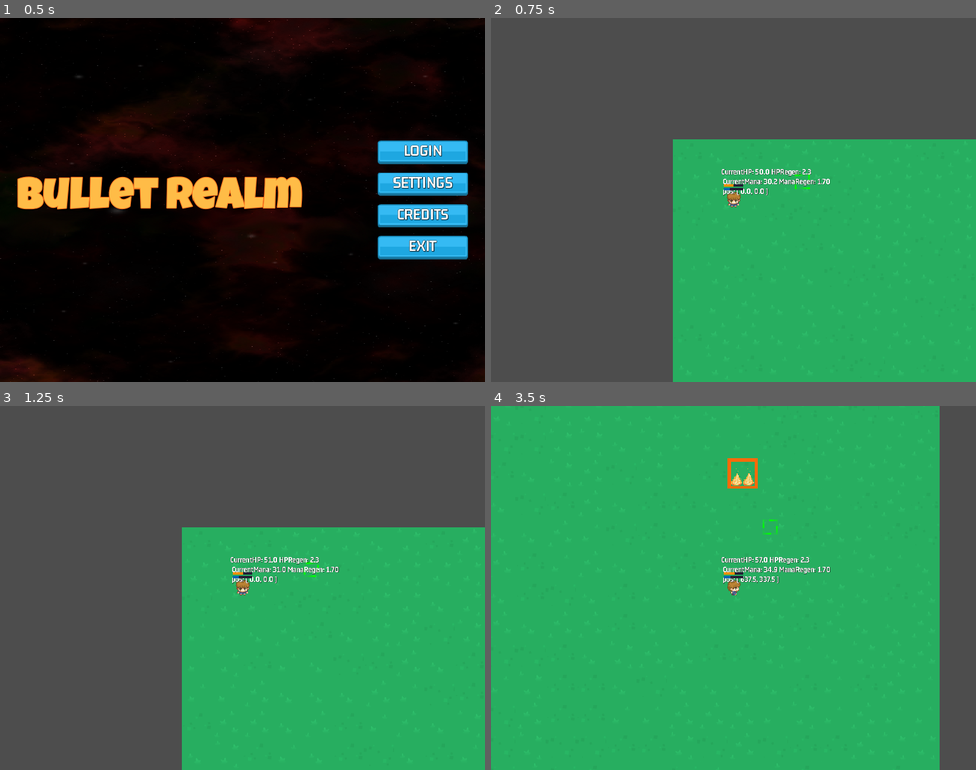
Above: before the commit, frames 1-4 (two rows, left to right).
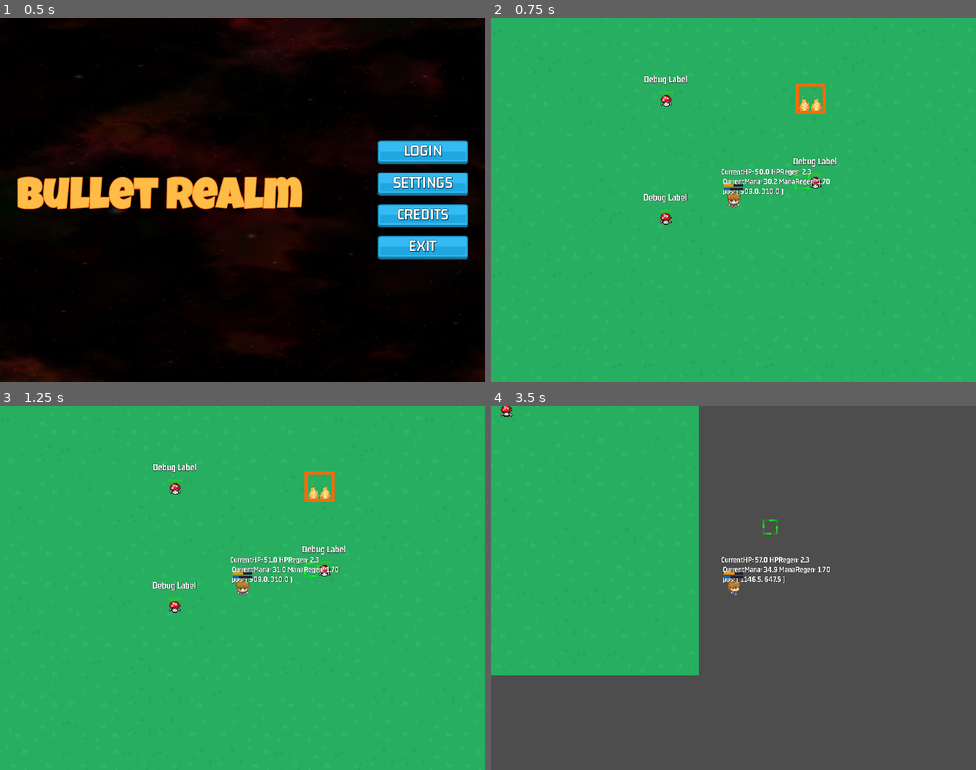
Above: after the commit, the same moments.

Repository: HelloImKevo/GodotGames
Game: Godot game, scene res://main_login/main_login.tscn
Same seed, same stepped clock (60 frames per second), same inputs: the game is played once before the commit and once after it.
Inputs (mouse positions are in pixels of both pictures, inside the frame that each line leads up to):
- Up to frame 1 (0.5 s): no input
- Up to frame 2 (0.75 s): click "LOGIN" at 0.5 s
- Up to frame 3 (1.25 s): no input
- Up to frame 4 (3.5 s): move the mouse to (840, 569) at 1.27 s; hold D (move_right) 1.28-2.03 s; click (840, 569) at 1.42 s; move the mouse to (636, 606) at 2.02 s; hold S (move_down) 2.03-2.78 s; move the mouse to (782, 507) at 2.77 s; hold D (move_right) from 2.78 s (still down)

Frame 1 is identical in both runs. In frame 2, 59% of the frame differs, in the area x 0-100%, y 0-100%; in frame 3, 59%; in frame 4, 60%, in the area x 0-93%, y 0-100%.

Commit message:
[Bullet] Add a tiny Mushroom enemy that can be shot with Player Bullets

Diff:
--- a/BulletRealm/attacks/bullet.gd
+++ b/BulletRealm/attacks/bullet.gd
@@ -20,15 +20,18 @@
 var _speed: float
 ## How long this projectile stays alive, in seconds.
 var _lifespan: float
-
+## How much damage this projectile deals. Consider level scaling and multiplayer sync.
+var _damage_dealt: float
+## Quick fade animation that is played when the projectile's lifespan is finished.
 var _fade_away: Tween
 
 
-func init(start_pos: Vector2, target: Vector2, speed: float, lifespan: float):
+func init(start_pos: Vector2, target: Vector2, speed: float, lifespan: float, damage: float):
 	_target_position = target
 	_dir_of_travel = start_pos.direction_to(target)
 	_speed = speed
 	_lifespan = lifespan
+	_damage_dealt = damage
 	global_position = start_pos
 
 
@@ -40,6 +43,10 @@
 
 func _process(delta):
 	position += _dir_of_travel * _speed * delta
+
+
+func get_damage_dealt() -> float:
+	return _damage_dealt
 
 
 func create_boom() -> void:
@@ -57,3 +64,10 @@
 func _on_fade_away_finished() -> void:
 	set_process(false)
 	queue_free()
+
+
+func _on_body_entered(body):
+	if AreaUtils.is_enemy(body):
+		if lifespan_timer != null:
+			lifespan_timer.stop()
+		create_boom()
--- a/BulletRealm/attacks/bullet.tscn
+++ b/BulletRealm/attacks/bullet.tscn
@@ -6,8 +6,9 @@
 [sub_resource type="RectangleShape2D" id="RectangleShape2D_2mtg8"]
 size = Vector2(10, 19)
 
-[node name="Bullet" type="Area2D"]
-z_index = 1
+[node name="Bullet" type="Area2D" groups=["player_bullet"]]
+collision_layer = 4
+collision_mask = 2
 script = ExtResource("1_i2j5d")
 
 [node name="Sprite" type="Sprite2D" parent="."]
@@ -23,4 +24,5 @@
 [node name="LifespanTimer" type="Timer" parent="."]
 one_shot = true
 
+[connection signal="body_entered" from="." to="." method="_on_body_entered"]
 [connection signal="timeout" from="LifespanTimer" to="." method="_on_lifespan_timer_timeout"]
--- a/BulletRealm/constants/identifier.gd
+++ b/BulletRealm/constants/identifier.gd
@@ -1,6 +1,8 @@
 class_name Identifier
 
 
+const GROUP_ENEMY := "enemy"
+const GROUP_PLAYER_BULLET := "player_bullet"
 const GROUP_HAZARD := "hazard"
 
 const HAZARD_BURNING_GROUND := "hazard_burning_ground"
--- /dev/null
+++ b/BulletRealm/enemies/enemy.gd
@@ -0,0 +1,54 @@
+class_name Enemy
+extends CharacterBody2D
+
+
+@onready var attrs: Attributes = $Attributes
+
+@onready var player_detect = $PlayerDetect
+@onready var ray_cast = $PlayerDetect/RayCast
+
+var _default_sight_distance: float
+
+
+func _to_string() -> String:
+	return "Enemy"
+
+
+func _ready():
+	set_physics_process(false)
+	_default_sight_distance = ray_cast.target_position.y
+
+	attrs.init_level(1, 0, 50, 0)
+	attrs.init_core_resources(25.0, 25.0, 40.0, 40.0)
+
+	attrs.update_stat(Attributes.HP_REGEN, 1.0)
+
+	call_deferred("_late_setup")
+
+
+func _late_setup():
+	await get_tree().physics_frame
+	call_deferred("set_physics_process", true)
+
+
+func _physics_process(_delta):
+	_raycast_to_player()
+
+
+func _get_nearest_player() -> Player:
+	# TODO: This currently just returns the first player in the node tree.
+	return get_tree().get_first_node_in_group("player")
+
+
+## Continually aim the RayCast2D at the nearest [Player].
+func _raycast_to_player() -> void:
+	# Note: A raycast might be more expensive than simply calculating the distance,
+	# but we probably want to consider Line of Sight mechanics too.
+	player_detect.look_at(_get_nearest_player().global_position)
+
+
+## Reminder: Bullets are [Area2D] instances, rather than "Bodies", so we must
+## use on_area_entered.
+func _on_hitbox_area_entered(area):
+	if AreaUtils.is_player_bullet(area):
+		print("TODO: taking damage from bullet = ", area.get_damage_dealt())
--- /dev/null
+++ b/BulletRealm/enemies/enemy.tscn
@@ -0,0 +1,105 @@
+[gd_scene load_steps=11 format=3 uid="uid://cexit4oh8b0a0"]
+
+[ext_resource type="Script" path="res://enemies/enemy.gd" id="1_k0wji"]
+[ext_resource type="Texture2D" uid="uid://bebtqm4irpvmy" path="res://assets/spritesheets/rpg_critter_small_enemies.png" id="1_m00m3"]
+[ext_resource type="PackedScene" uid="uid://mfmsre4vrt1g" path="res://core/attributes.tscn" id="3_a2eb7"]
+[ext_resource type="LabelSettings" uid="uid://brur7ffhebkw5" path="res://assets/fonts/GM_34_White.tres" id="4_2d3ib"]
+[ext_resource type="PackedScene" uid="uid://8nk1ej5opphj" path="res://gui/resource_bar.tscn" id="5_da4ss"]
+
+[sub_resource type="CircleShape2D" id="CircleShape2D_wu4hb"]
+radius = 9.0
+
+[sub_resource type="Animation" id="Animation_h3c7p"]
+resource_name = "idle"
+length = 0.6
+loop_mode = 1
+tracks/0/type = "value"
+tracks/0/imported = false
+tracks/0/enabled = true
+tracks/0/path = NodePath("Sprite:frame")
+tracks/0/interp = 1
+tracks/0/loop_wrap = true
+tracks/0/keys = {
+"times": PackedFloat32Array(0, 0.2, 0.4),
+"transitions": PackedFloat32Array(1, 1, 1),
+"update": 1,
+"values": [0, 1, 2]
+}
+
+[sub_resource type="Animation" id="Animation_u5p22"]
+length = 0.001
+tracks/0/type = "value"
+tracks/0/imported = false
+tracks/0/enabled = true
+tracks/0/path = NodePath("Sprite:frame")
+tracks/0/interp = 1
+tracks/0/loop_wrap = true
+tracks/0/keys = {
+"times": PackedFloat32Array(0),
+"transitions": PackedFloat32Array(1),
+"update": 1,
+"values": [0]
+}
+
+[sub_resource type="AnimationLibrary" id="AnimationLibrary_xpwuo"]
+_data = {
+"RESET": SubResource("Animation_u5p22"),
+"idle": SubResource("Animation_h3c7p")
+}
+
+[sub_resource type="CircleShape2D" id="CircleShape2D_pvoun"]
+radius = 12.0
+
+[node name="Enemy" type="CharacterBody2D" groups=["enemy"]]
+collision_layer = 2
+collision_mask = 0
+script = ExtResource("1_k0wji")
+
+[node name="Sprite" type="Sprite2D" parent="."]
+scale = Vector2(1.5, 1.5)
+texture = ExtResource("1_m00m3")
+hframes = 15
+vframes = 12
+
+[node name="WorldPhysicsCollision" type="CollisionShape2D" parent="."]
+position = Vector2(0, 3)
+shape = SubResource("CircleShape2D_wu4hb")
+
+[node name="Attributes" parent="." instance=ExtResource("3_a2eb7")]
+
+[node name="PlayerDetect" type="Node2D" parent="."]
+
+[node name="RayCast" type="RayCast2D" parent="PlayerDetect"]
+rotation = -1.5708
+target_position = Vector2(2.08165e-12, 120)
+
+[node name="Animation" type="AnimationPlayer" parent="."]
+libraries = {
+"": SubResource("AnimationLibrary_xpwuo")
+}
+autoplay = "idle"
+
+[node name="DebugLabel" type="Label" parent="."]
+offset_left = -48.0
+offset_top = -57.0
+offset_right = 108.0
+offset_bottom = -19.0
+scale = Vector2(0.6, 0.6)
+text = "Debug Label"
+label_settings = ExtResource("4_2d3ib")
+
+[node name="HealthBar" parent="." instance=ExtResource("5_da4ss")]
+offset_left = -15.0
+offset_top = -20.0
+offset_right = 15.0
+offset_bottom = -15.0
+
+[node name="Hitbox" type="Area2D" parent="."]
+collision_layer = 2
+collision_mask = 5
+
+[node name="CollisionCircle" type="CollisionShape2D" parent="Hitbox"]
+shape = SubResource("CircleShape2D_pvoun")
+debug_color = Color(0.811765, 0.4, 0.239216, 0.419608)
+
+[connection signal="area_entered" from="Hitbox" to="." method="_on_hitbox_area_entered"]
--- a/BulletRealm/player/player.gd
+++ b/BulletRealm/player/player.gd
@@ -39,7 +39,7 @@
 
 func _ready():
 	stunned = false
-	position = synced_position
+	#position = synced_position
 	if str(name).is_valid_int():
 		get_node("Inputs/InputsSync").set_multiplayer_authority(str(name).to_int())
 
@@ -190,7 +190,9 @@
 	var start_pos = global_position.direction_to(cursor.global_position).normalized() * 25.0
 	# Move the vector to a point relative to the player's location.
 	start_pos += self.global_position
-	bullet.init(start_pos, cursor.global_position, 300.0, 1.2)
+	# TODO: Implement proper damage mechanics
+	var damage = 10.0
+	bullet.init(start_pos, cursor.global_position, 300.0, 1.2, damage)
 	# Consider playing a quick sound effect.
 	get_node("Projectiles").add_child(bullet)
 
--- a/BulletRealm/test_level/test_level.tscn
+++ b/BulletRealm/test_level/test_level.tscn
@@ -1,10 +1,11 @@
-[gd_scene load_steps=10 format=3 uid="uid://txjx2ilc1fs"]
+[gd_scene load_steps=11 format=3 uid="uid://txjx2ilc1fs"]
 
 [ext_resource type="Texture2D" uid="uid://dvfpn5vl4sqom" path="res://assets/spritesheets/grass.png" id="1_5wok2"]
 [ext_resource type="Script" path="res://test_level/test_level.gd" id="1_o3oc4"]
 [ext_resource type="Texture2D" uid="uid://bj2v7xl1vrgci" path="res://assets/spritesheets/placeholder_tiles_64.png" id="2_6tiet"]
 [ext_resource type="PackedScene" uid="uid://d1a6tjiyjwtbe" path="res://player/player.tscn" id="2_pgs6y"]
 [ext_resource type="PackedScene" uid="uid://ovd4slk12ihd" path="res://hazards/hazard.tscn" id="5_mb6i1"]
+[ext_resource type="PackedScene" uid="uid://cexit4oh8b0a0" path="res://enemies/enemy.tscn" id="6_1blkm"]
 [ext_resource type="AudioStream" uid="uid://df8jnhm3jabab" path="res://assets/music/evil_clutches_theme_low_pitch.mp3" id="6_ifsmt"]
 
 [sub_resource type="TileSetAtlasSource" id="TileSetAtlasSource_bmqro"]
@@ -59,6 +60,17 @@
 [node name="Hazard2" parent="Hazards" instance=ExtResource("5_mb6i1")]
 position = Vector2(684, 112)
 
+[node name="Enemies" type="Node2D" parent="."]
+
+[node name="Enemy" parent="Enemies" instance=ExtResource("6_1blkm")]
+position = Vector2(367, 101)
+
+[node name="Enemy2" parent="Enemies" instance=ExtResource("6_1blkm")]
+position = Vector2(366, 350)
+
+[node name="Enemy3" parent="Enemies" instance=ExtResource("6_1blkm")]
+position = Vector2(682, 274)
+
 [node name="Music" type="AudioStreamPlayer" parent="."]
 stream = ExtResource("6_ifsmt")
 autoplay = true
--- a/BulletRealm/utils/area_utils.gd
+++ b/BulletRealm/utils/area_utils.gd
@@ -1,4 +1,12 @@
 class_name AreaUtils
+
+
+static func is_enemy(area: Node) -> bool:
+	return area.is_in_group(Identifier.GROUP_ENEMY)
+
+
+static func is_player_bullet(area: Node) -> bool:
+	return area.is_in_group(Identifier.GROUP_PLAYER_BULLET)
 
 
 static func is_hazard(area: Node) -> bool:
Binary file added: BulletRealm/assets/spritesheets/rpg_critter_small_enemies.png
Not shown, added: BulletRealm/assets/spritesheets/rpg_critter_small_enemies.png.import
